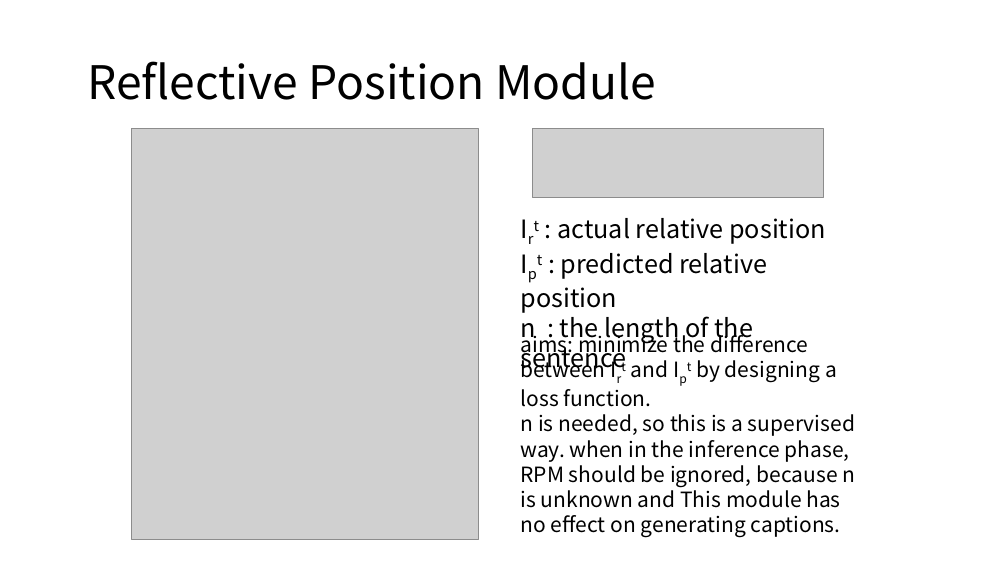
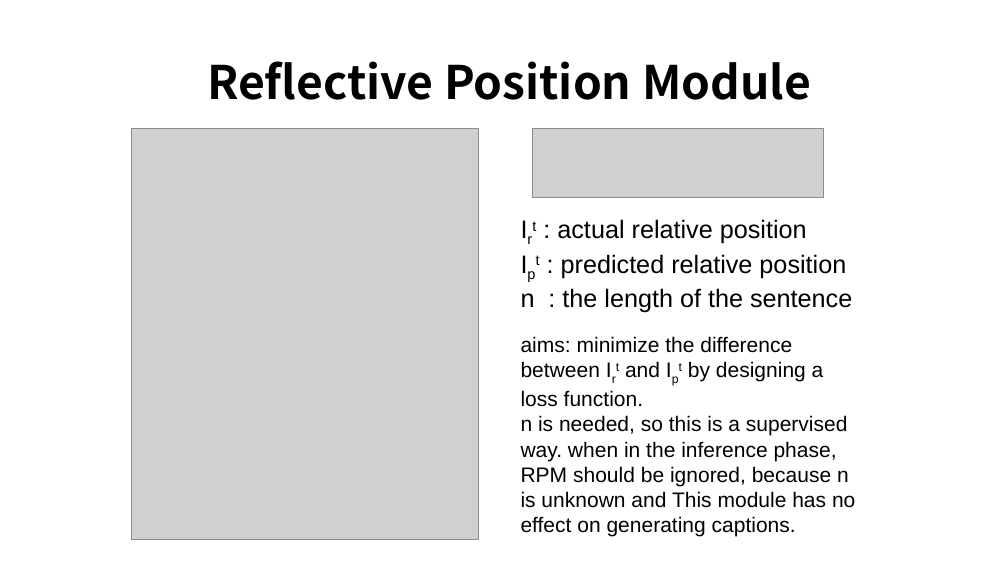
Before and after one commit to ezeli/notes_in_BIT, a slide deck: slide 6 of PPT/ICCV2019 Reflective Decoding Network for Image Captioning.pptx. Drawn at 1008x567 pixels with LibreOffice and Linux fonts; fonts in the diff are those of the drawing; grey boxes stand for pictures. Boxes give left, top, right and bottom in pixels: in the first picture for what was removed or moved away, otherwise in the second. Text is boxed around its words. In the diff, an @@ line names an element or a change of style, - is before the commit and + after.

Commit message:
add ppt

```diff
--- a/PPT/ICCV2019 Reflective Decoding Network for Image Captioning.pptx
+++ b/PPT/ICCV2019 Reflective Decoding Network for Image Captioning.pptx
@@ title "Reflective Position Module" at (207,61,811,100): bold on; alignment left to centre @@
@@ text "Irt : actual relative position" at (521,219,852,313): font Noto Sans CJK SC to Arial @@
@@ text "aims: minimize the difference between ..." at (521,336,855,537): font Noto Sans CJK SC to Arial @@
```
Also in this commit, not shown: 8 other slides changed, 1 other file.
